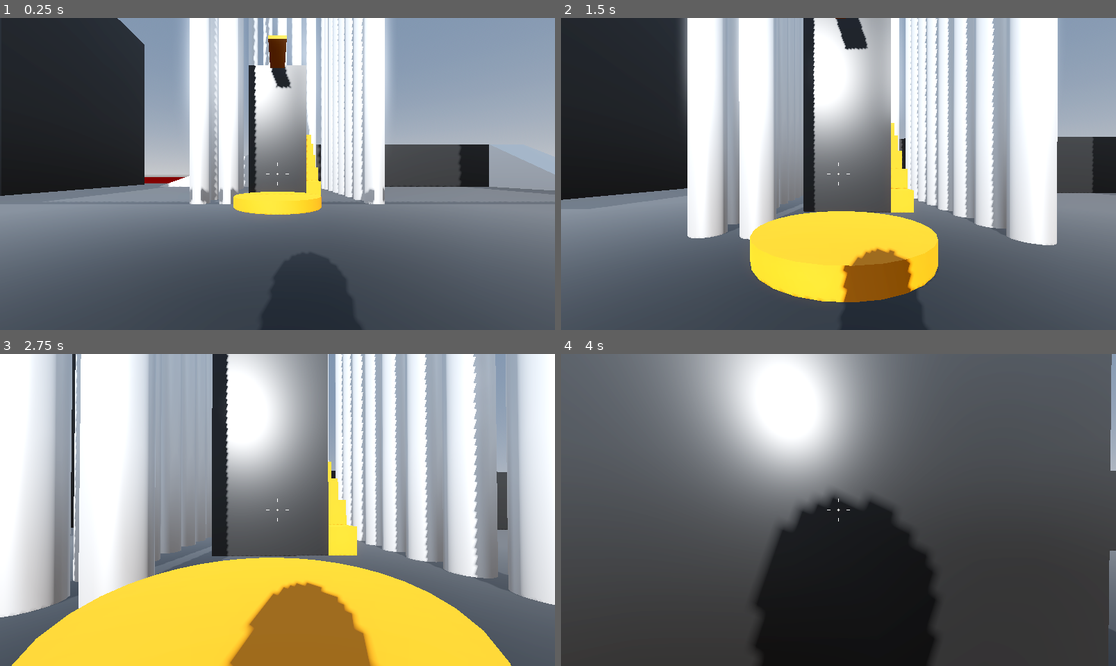
Above: before the commit, frames 1-4 (two rows, left to right).
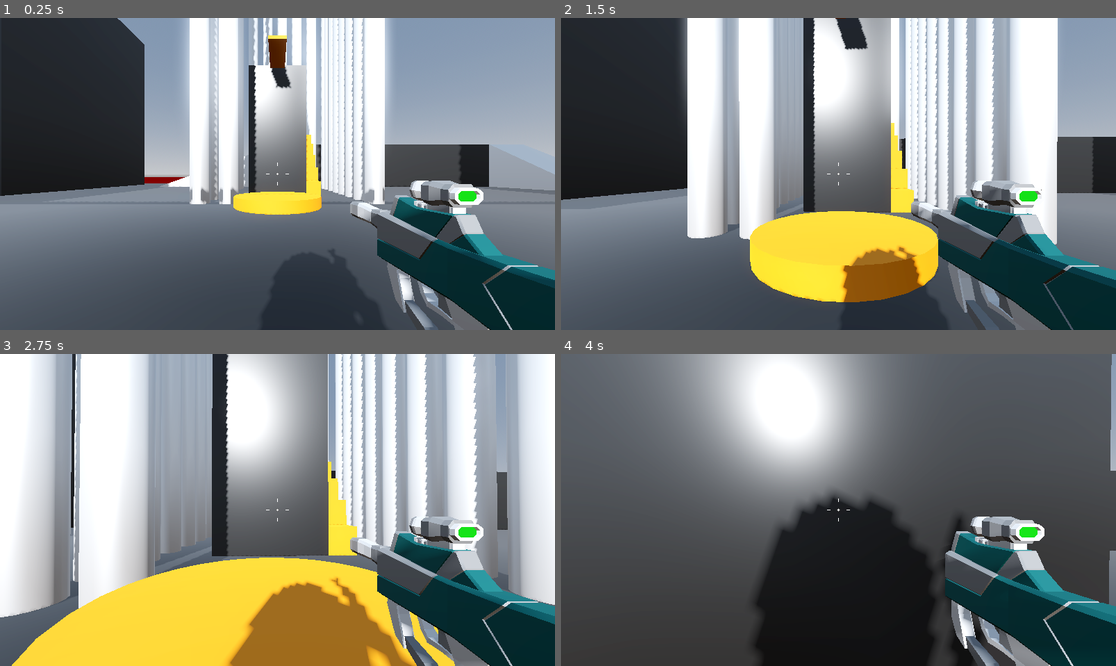
Above: after the commit, the same moments.

Repository: Assasquid/robot_rampage
Game: Godot game, scene res://Scenes/Levels/sand_box.tscn
Two runs of this game, one before a commit and one after it. Both use one fixed random seed, a clock stepped at 60 frames per second and the inputs below.
Inputs (mouse positions are in pixels of both pictures, inside the frame that each line leads up to):
- Up to frame 1 (0.25 s): no input
- Up to frame 2 (1.5 s): tap Enter at 0.5 s; move the mouse to (866, 174) at 0.52 s; press the mouse at (866, 174) at 0.53 s; hold W (move_forward) from 0.53 s (still down); tap Space (jump) at 0.77 s; move the mouse to (810, 174) at 1.27 s; release the mouse at (810, 174) at 1.28 s; click (810, 174) at 1.35 s
- Up to frame 3 (2.75 s): keep holding W (move_forward); tap Space (jump) at 1.52 s; move the mouse to (288, 503) at 2.02 s; press the mouse at (288, 503) at 2.03 s
- Up to frame 4 (4 s): keep holding W (move_forward); tap Space (jump) at 2.75, 3.02, 3.77 s; move the mouse to (832, 516) at 2.77 s; release the mouse at (832, 516) at 2.78 s; click (832, 516) at 2.85 s; move the mouse to (877, 513) at 3.52 s; press the mouse at (877, 513) at 3.53 s

The runs differ from the first frame. In frame 1, 10% of the frame differs, in the area x 63-100%, y 52-100%; in frame 2, 10%; in frame 3, 11%, in the area x 59-100%, y 52-100%; in frame 4, 9.6%.

Commit message:
Start adding weapons to the game.

Diff:
--- /dev/null
+++ b/Scenes/SMG.tscn
@@ -0,0 +1,9 @@
+[gd_scene load_steps=3 format=3 uid="uid://c47x51n00rgd8"]
+
+[ext_resource type="PackedScene" uid="uid://b3w3hydiii1fh" path="res://Scenes/hitscan_weapon.tscn" id="1_hdjfw"]
+[ext_resource type="PackedScene" uid="uid://qmps5amwi40p" path="res://Assets/Weapons/SMG.glb" id="2_iauo0"]
+
+[node name="SMG" instance=ExtResource("1_hdjfw")]
+
+[node name="SMG" parent="." index="1" instance=ExtResource("2_iauo0")]
+transform = Transform3D(1, 0, 0, 0, 1, 0, 0, 0, 1, 0.7, -0.35, -0.7)
--- /dev/null
+++ b/Scenes/hitscan_weapon.tscn
@@ -0,0 +1,9 @@
+[gd_scene load_steps=2 format=3 uid="uid://b3w3hydiii1fh"]
+
+[ext_resource type="Script" path="res://Scripts/hitscan_weapon.gd" id="1_chdy0"]
+
+[node name="HitscanWeapon" type="Node3D"]
+script = ExtResource("1_chdy0")
+
+[node name="CooldownTimer" type="Timer" parent="."]
+one_shot = true
--- a/Scenes/player.tscn
+++ b/Scenes/player.tscn
@@ -1,8 +1,9 @@
-[gd_scene load_steps=6 format=3 uid="uid://du507tj6ct103"]
+[gd_scene load_steps=7 format=3 uid="uid://du507tj6ct103"]
 
 [ext_resource type="Script" path="res://Scripts/player.gd" id="1_mk0d5"]
 [ext_resource type="Script" path="res://Scripts/smooth_camera.gd" id="2_7c6cc"]
 [ext_resource type="Script" path="res://Scripts/crosshair.gd" id="3_8wt2j"]
+[ext_resource type="PackedScene" uid="uid://c47x51n00rgd8" path="res://Scenes/SMG.tscn" id="3_h00qr"]
 
 [sub_resource type="CapsuleMesh" id="CapsuleMesh_156u1"]
 
@@ -24,6 +25,8 @@
 top_level = true
 script = ExtResource("2_7c6cc")
 
+[node name="SMG" parent="CameraPivot/SmoothCamera" instance=ExtResource("3_h00qr")]
+
 [node name="CenterContainer" type="CenterContainer" parent="."]
 anchors_preset = 15
 anchor_right = 1.0
--- /dev/null
+++ b/Scripts/hitscan_weapon.gd
@@ -0,0 +1,16 @@
+extends Node3D
+
+@export var fire_rate := 14.0
+
+@onready var cooldown_timer: Timer = $CooldownTimer
+
+
+func _ready() -> void:
+	pass
+
+
+func _process(delta: float) -> void:
+	if Input.is_action_pressed("fire"):
+		if cooldown_timer.is_stopped():
+			cooldown_timer.start(1.0 / fire_rate)
+			print("Weapon fired!")
--- a/project.godot
+++ b/project.godot
@@ -50,3 +50,8 @@
 "events": [Object(InputEventKey,"resource_local_to_scene":false,"resource_name":"","device":-1,"window_id":0,"alt_pressed":false,"shift_pressed":false,"ctrl_pressed":false,"meta_pressed":false,"pressed":false,"keycode":0,"physical_keycode":32,"key_label":0,"unicode":32,"echo":false,"script":null)
 ]
 }
+fire={
+"deadzone": 0.5,
+"events": [Object(InputEventMouseButton,"resource_local_to_scene":false,"resource_name":"","device":-1,"window_id":0,"alt_pressed":false,"shift_pressed":false,"ctrl_pressed":false,"meta_pressed":false,"button_mask":1,"position":Vector2(168, 14),"global_position":Vector2(172, 55),"factor":1.0,"button_index":1,"canceled":false,"pressed":true,"double_click":false,"script":null)
+]
+}
Binary file added: Assets/Weapons/SMG.glb
Not shown, added: Assets/Weapons/SMG.glb.import
Binary file added: Assets/Weapons/SMG_Palette-Colour.png
Not shown, added: Assets/Weapons/SMG_Palette-Colour.png.import
